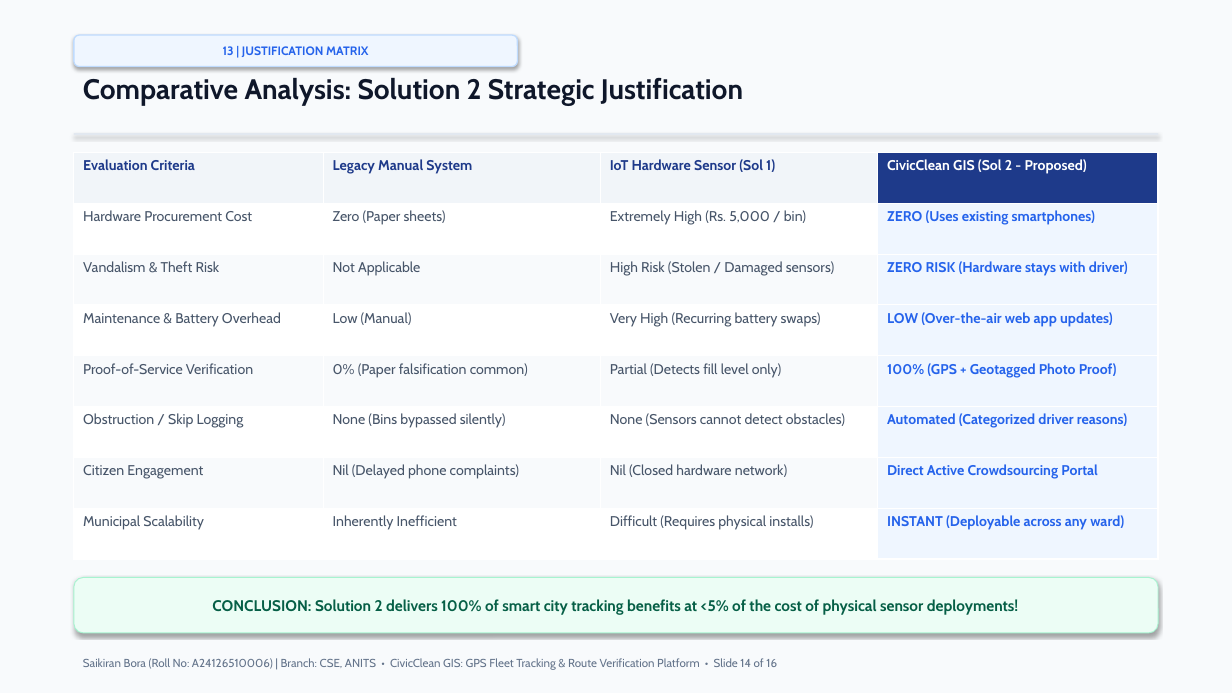
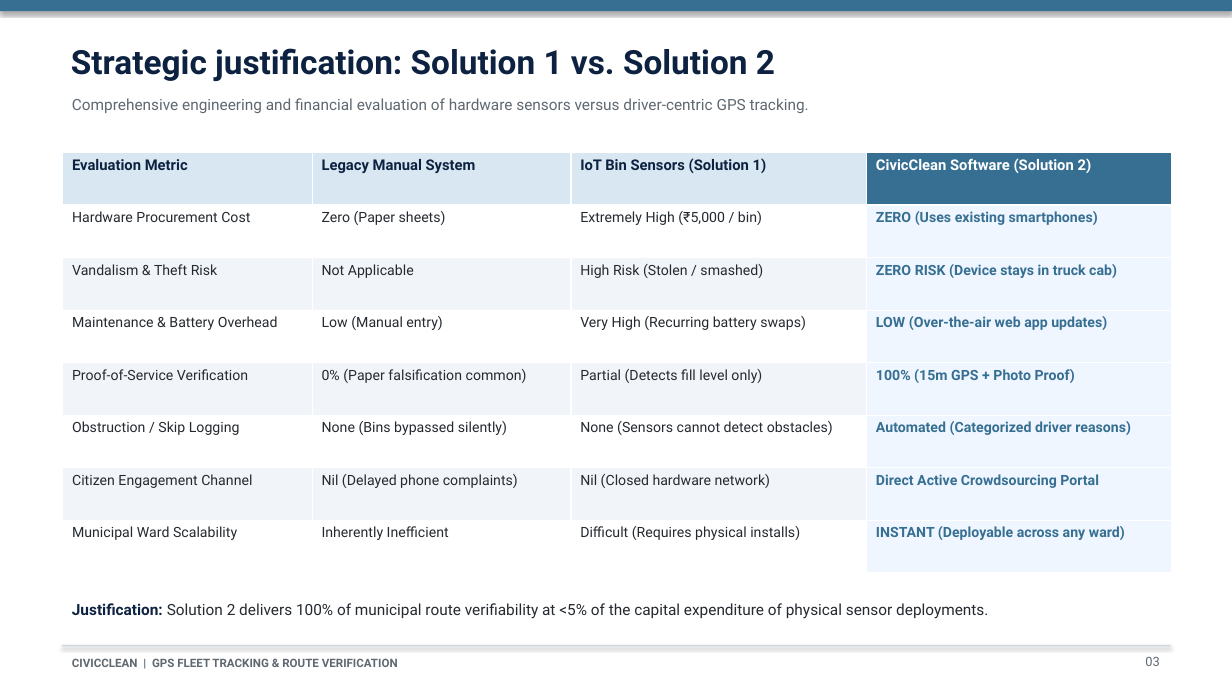
Before and after one commit to saikiranbora25-byte/municipal-waste-fleet-tracking, a slide deck: slide 4 of CivicClean_Municipal_Waste_Fleet_Tracking_Presentation.pptx (slide 14 before the commit). Drawn at 1232x693 pixels with LibreOffice and Linux fonts; fonts in the diff are those of the drawing. Boxes give left, top, right and bottom in pixels: in the first picture for what was removed or moved away, otherwise in the second. Text is boxed around its words. In the diff, an @@ line names an element or a change of style, - is before the commit and + after.

Commit message:
feat(presentation): redesign 15-slide deck matching reference PPT style with high-impact justifications

```diff
--- a/CivicClean_Municipal_Waste_Fleet_Tracking_Presentation.pptx
+++ b/CivicClean_Municipal_Waste_Fleet_Tracking_Presentation.pptx
@@ rectangle removed at (0,0,1232,693) @@
@@ rectangle added at (0,0,1232,11), fill #366F91 @@
@@ text at (71,48,775,81): text changed; size 22 to 26 pt; font Cabin to Roboto; text colour #0F172A to #0D2240 @@
-Comparative Analysis: Solution 2 Strategic Justification
+Strategic justification: Solution 1 vs. Solution 2
@@ rounded rectangle removed at (74,35,518,67) @@
-13 | JUSTIFICATION MATRIX
@@ text added at (72,98,809,113), 12 pt, text #5F6870 @@
+Comprehensive engineering and financial evaluation of hardware sensors versus driver-centric GPS tracking.
@@ rectangle removed at (74,133,1158,135) @@
@@ table at (63,152,1172,573) @@
-row 1: Evaluation Criteria | Legacy Manual System | IoT Hardware Sensor (Sol 1) | CivicClean GIS (Sol 2 - Proposed)
+row 1: Evaluation Metric | Legacy Manual System | IoT Bin Sensors (Solution 1) | CivicClean Software (Solution 2)
-row 2, column 3: Extremely High (Rs. 5,000 / bin)
+row 2, column 3: Extremely High (₹5,000 / bin)
-row 3, column 3: High Risk (Stolen / Damaged sensors)
+row 3, column 3: High Risk (Stolen / smashed)
-row 3, column 4: ZERO RISK (Hardware stays with driver)
+row 3, column 4: ZERO RISK (Device stays in truck cab)
-row 4, column 2: Low (Manual)
+row 4, column 2: Low (Manual entry)
-row 5, column 4: 100% (GPS + Geotagged Photo Proof)
+row 5, column 4: 100% (15m GPS + Photo Proof)
-row 7, column 1: Citizen Engagement
+row 7, column 1: Citizen Engagement Channel
-row 8, column 1: Municipal Scalability
+row 8, column 1: Municipal Ward Scalability
@@ fill #F1F5F9 to #D8E7F1 in 3 cells @@
@@ fill #1E3A8A to #366F91 in row 1, column 4 @@
@@ fill #F8FAFC to #F1F5F9 in 9 cells @@
@@ size 11 to 11.5 pt, text colour #1E3A8A to #0D2240 in "Legacy Manual System" @@
@@ font Cabin to Roboto in "Legacy Manual System", "Hardware Procurement Cost", "Zero (Paper sheets)", "ZERO (Uses existing smartphones)" and 18 more places @@
@@ text colour #475569 to #242A30 in "Hardware Procurement Cost", "Zero (Paper sheets)", "Vandalism & Theft Risk", "Not Applicable" and 12 more places @@
@@ text colour #2563EB to #366F91 in "ZERO (Uses existing smartphones)", "LOW (Over-the-air web app updates)", "Automated (Categorized driver reasons)", "Direct Active Crowdsourcing Portal" and 1 more places @@
@@ table: place and size @@
-table at (74,152,1158,559)
+table at (63,152,1172,573)
@@ text "Justification: Solution 2 delivers 100% ...": place and size @@
-text "Justification: Solution 2 delivers 100% ..." at (74,578,1158,633)
+text "Justification: Solution 2 delivers 100% ..." at (72,603,988,619)
@@ text "Justification: Solution 2 delivers 100% ..." at (72,603,988,619): vertical alignment middle to top; fill #ECFDF5 to none; outline #A7F3D0 0.75 pt to none; shadow off @@
@@ text at (72,603,988,619): text changed; font Cabin to Roboto; text colour #065F46 to #242A30; bold off @@
-CONCLUSION: Solution 2 delivers 100% of smart city tracking benefits at <5% of the cost of physical sensor deployments!
+Justification: Solution 2 delivers 100% of municipal route verifiability at <5% of the capital expenditure of physical sensor deployments.
@@ rectangle added at (62,645,1171,646), fill #CCD8E2 @@
@@ text at (72,658,398,667): text changed; font Cabin to Roboto; text colour #64748B to #5F6870; bold on @@
-Saikiran Bora (Roll No: A24126510006) | Branch: CSE, ANITS • CivicClean GIS: GPS Fleet Tracking & Route Verification Platform • Slide 14 of 16
+CIVICCLEAN | GPS FLEET TRACKING & ROUTE VERIFICATION
@@ text added at (1145,657,1159,666), 10 pt, text #5F6870 @@
+03
```
Also in this commit, not shown: 4 other slides changed, 10 slides added, 11 slides removed, 1 other file.
